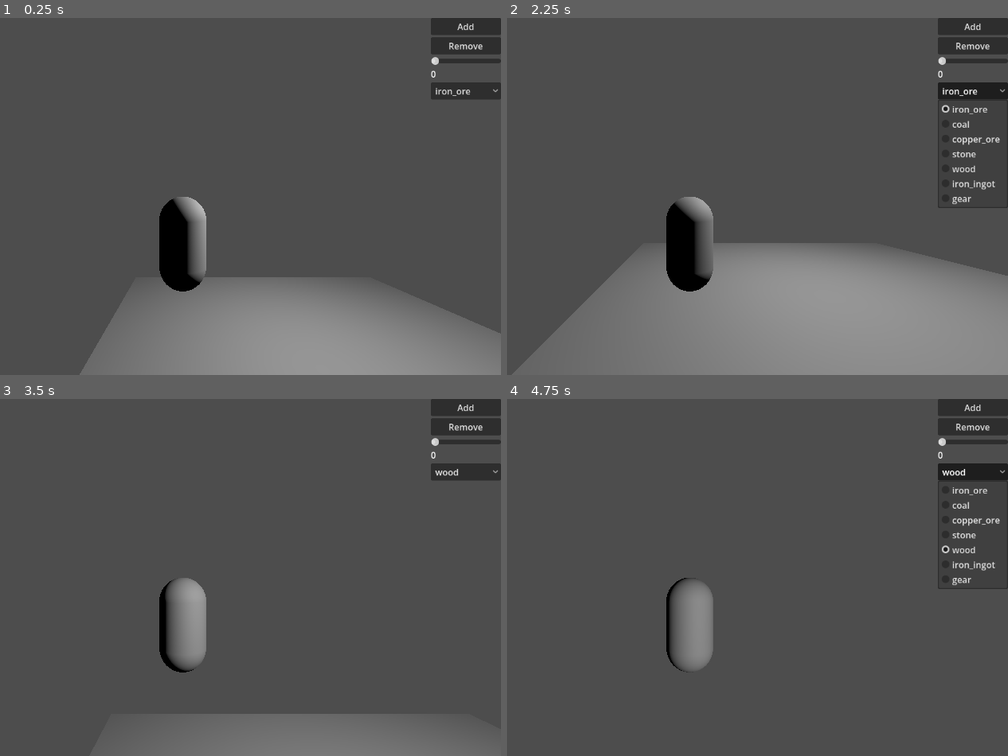
Above: before the commit, frames 1-4 (two rows, left to right).
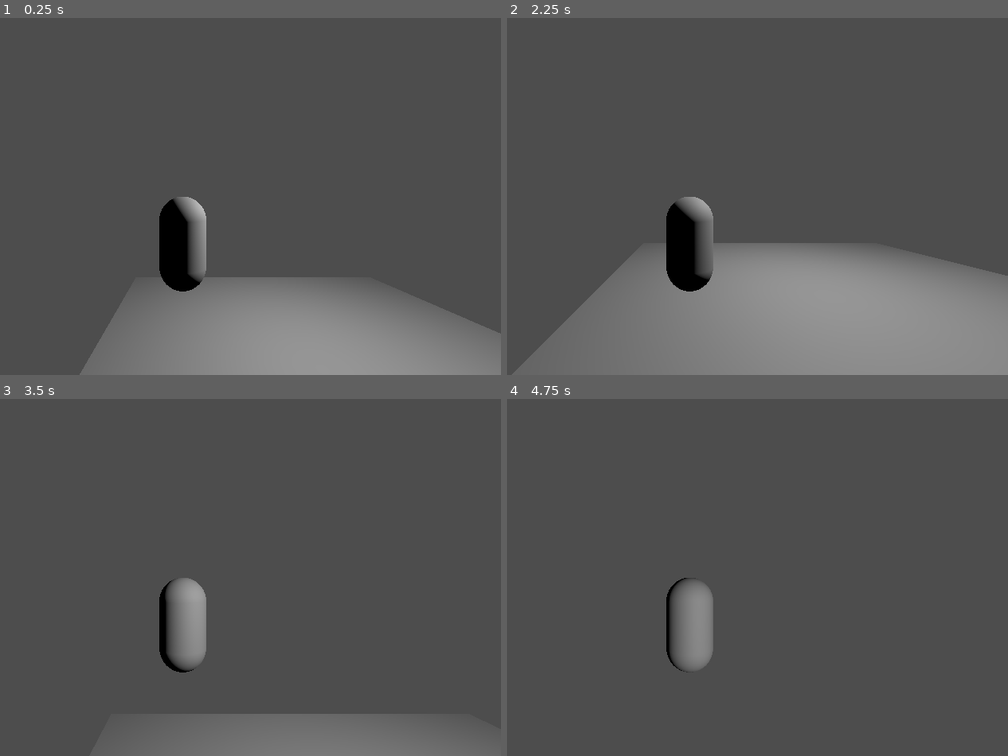
Above: after the commit, the same moments.

Repository: FyX0X/firkx-game-jam
Game: Godot game, scene res://main.tscn
The game is run twice, just before and just after one commit, with the same random seed, the same clock (stepped at 60 frames per second) and the same inputs.
Inputs (mouse positions are in pixels of both pictures, inside the frame that each line leads up to):
- Up to frame 1 (0.25 s): no input
- Up to frame 2 (2.25 s): click (972, 25) at 0.5 s, where only the run before the commit has a clickable "Add"; click (972, 46) at 1.25 s, where only the run before the commit has a clickable "Remove"; click (972, 89) at 2 s, where only the run before the commit has a clickable "iron_ore"
- Up to frame 3 (3.5 s): tap Enter at 2.75 s; move the mouse to (215, 577) at 2.77 s; hold W (forward) from 2.78 s (still down); tap Space (jump) at 3.02 s
- Up to frame 4 (4.75 s): release W (forward) at 3.5 s; click (972, 470) at 3.5 s, where only the run before the commit has a clickable "wood"; tap Space (jump) at 4.25, 4.52 s; move the mouse to (657, 577) at 4.27 s; hold W (forward) from 4.28 s (still down)

The runs differ from the first frame. In frame 1, 2.1% of the frame differs, in the area x 86-100%, y 0-23%; in frame 2, 2.9%; in frame 3, 2.1%; in frame 4, 2.9%, in the area x 86-100%, y 0-54%.
Error before the commit: Invalid access to property or key 'iron_ore' on a base object of type 'Dictionary'. (res://Inventory/inventory.gd:28)
Error after the commit: Cannot call method 'add_item' on a null value. (res://UI/debug_panel.gd:15)

Commit message:
add movement category

Diff:
--- a/UI/debug_panel.tscn
+++ b/UI/debug_panel.tscn
@@ -11,33 +11,53 @@
 grow_vertical = 2
 script = ExtResource("1_aispr")
 
-[node name="VBoxContainer" type="VBoxContainer" parent="." unique_id=1679755685]
-layout_mode = 1
-anchors_preset = 1
-anchor_left = 1.0
-anchor_right = 1.0
-offset_left = -81.0
-offset_bottom = 148.0
-grow_horizontal = 0
+[node name="Categories" type="HBoxContainer" parent="." unique_id=74997252]
+layout_mode = 0
+offset_right = 71.0
+offset_bottom = 137.0
 
-[node name="AddButton" type="Button" parent="VBoxContainer" unique_id=1234864264]
+[node name="Inventory" type="VBoxContainer" parent="Categories" unique_id=1679755685]
+layout_mode = 2
+
+[node name="InventoryLabel" type="Label" parent="Categories/Inventory" unique_id=1395315413]
+layout_mode = 2
+text = "Inventory:"
+
+[node name="AddButton" type="Button" parent="Categories/Inventory" unique_id=1234864264]
 layout_mode = 2
 text = "Add"
 
-[node name="RemoveButton" type="Button" parent="VBoxContainer" unique_id=674006188]
+[node name="RemoveButton" type="Button" parent="Categories/Inventory" unique_id=674006188]
 layout_mode = 2
 text = "Remove
 "
 
-[node name="AmountSlider" type="HSlider" parent="VBoxContainer" unique_id=614679235]
+[node name="AmountSlider" type="HSlider" parent="Categories/Inventory" unique_id=614679235]
 layout_mode = 2
 
-[node name="AmountLabel" type="Label" parent="VBoxContainer" unique_id=1816512575]
+[node name="AmountLabel" type="Label" parent="Categories/Inventory" unique_id=1816512575]
 layout_mode = 2
 text = "0"
 
-[node name="ItemOption" type="OptionButton" parent="VBoxContainer" unique_id=434677894]
+[node name="ItemOption" type="OptionButton" parent="Categories/Inventory" unique_id=434677894]
 layout_mode = 2
 
-[connection signal="pressed" from="VBoxContainer/AddButton" to="." method="_on_add_button_pressed"]
-[connection signal="pressed" from="VBoxContainer/RemoveButton" to="." method="_on_remove_button_pressed"]
+[node name="Movement" type="VBoxContainer" parent="Categories" unique_id=2127011541]
+layout_mode = 2
+
+[node name="MovementLabel" type="Label" parent="Categories/Movement" unique_id=849349547]
+layout_mode = 2
+text = "Movement:"
+
+[node name="SpeedLabel" type="Label" parent="Categories/Movement" unique_id=426641313]
+layout_mode = 2
+text = "Movement:"
+
+[node name="SpeedSlider" type="HSlider" parent="Categories/Movement" unique_id=1960825755]
+layout_mode = 2
+
+[node name="FlyButton" type="CheckButton" parent="Categories/Movement" unique_id=820070979]
+layout_mode = 2
+
+[connection signal="pressed" from="Categories/Inventory/AddButton" to="." method="_on_add_button_pressed"]
+[connection signal="pressed" from="Categories/Inventory/RemoveButton" to="." method="_on_remove_button_pressed"]
Not shown, changed: ToDoList/ToDo.txt
